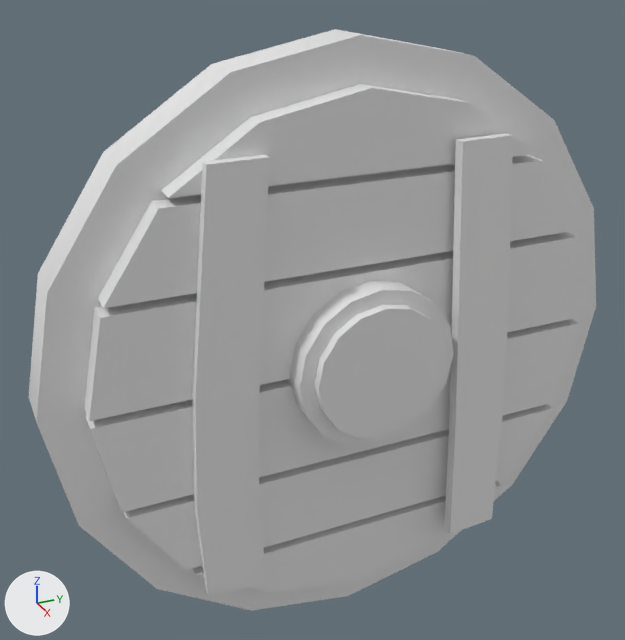
The FBX model BogeyMan/Assets/Art/Environnement/Props/Meshes/SM_Wheel2.fbx: old version first, new version second.
Camera for both pictures: a 50 mm camera at (0.334, -0.171, 0.337) aimed at (-0.01, -0.016, 0.165). The axes (+X, +Y, +Z) are drawn at lower left. The lights are the same throughout. Where no turn or scale is listed for an object, it has been applied to the vertices.

Objects in the first picture: 'SM_Wheel2'.
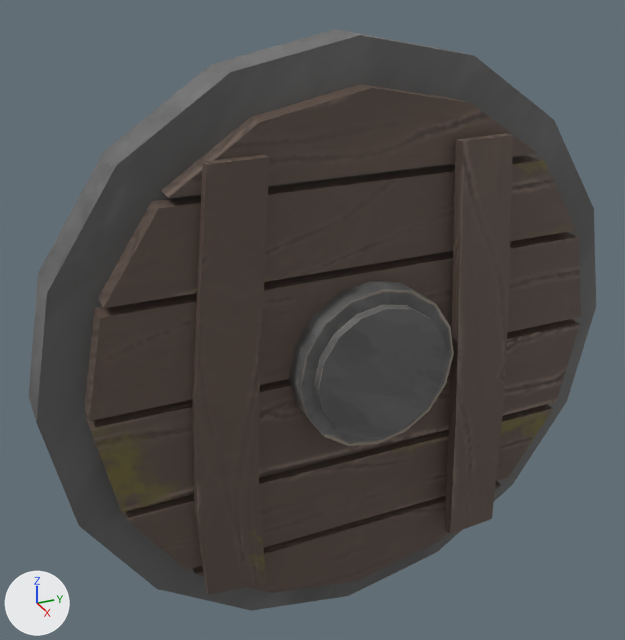
What differs and where, as boxes (x1, y1, x2, y2) in the pictures (625 x 640 px):
```json
{"object": "SM_Wheel2", "change": "recoloured", "before": [28, 29, 596, 611], "after": [28, 29, 596, 611]}
```

Scene script edits in JSON lines:
```json
{"op": "add", "block": "img_defaultmaterial_base_color_png", "code": ["img_defaultmaterial_base_color_png = load_image('DefaultMaterial_Base_color.png', '../../Textures/PropsTex/Trimsheet/DefaultMaterial_Base_color.png', 2048, 2048, 'sRGB')"]}
{"op": "add", "block": "mat_material__25", "code": ["mat_material__25 = principled_material('Material #25')", "mat_material__25.texture = img_defaultmaterial_base_color_png"]}
{"block": "me_mesh", "where": "me_mesh.from_pydata(...)  # 187 vertices, 184 faces; spans x -0.021..0.031, y -0.148..0.147, z 0.0..0.296"}
{"op": "add", "block": "me_mesh", "code": "me_mesh.materials.append(mat_material__25)  # picture img_defaultmaterial_base_color_png"}
```
